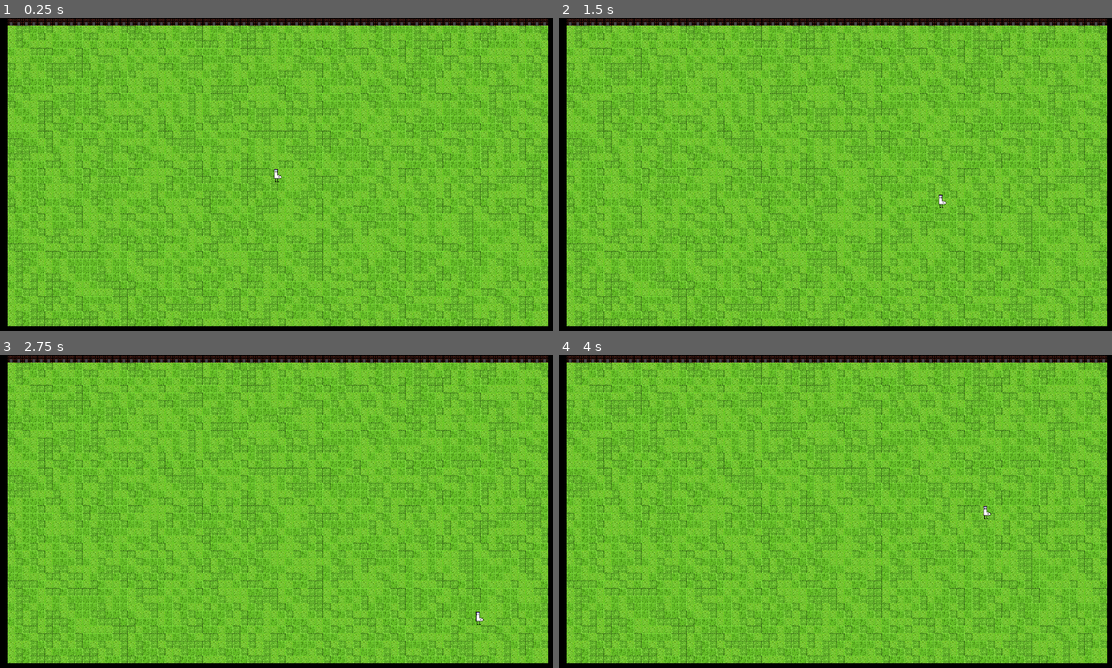
Above: before the commit, frames 1-4 (two rows, left to right).
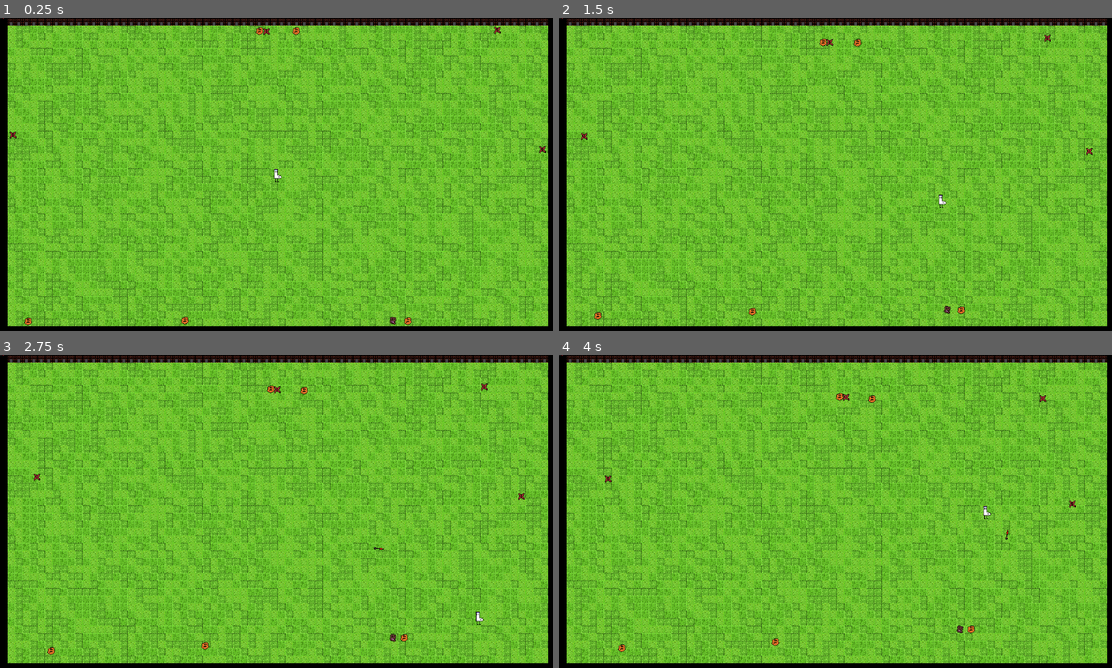
Above: after the commit, the same moments.

Repository: merlinseela/draw-a-path
Game: Godot game, scene res://main.tscn
Two runs of this game, one before a commit and one after it. Both use one fixed random seed, a clock stepped at 60 frames per second and the inputs below.
Inputs (mouse positions are in pixels of both pictures, inside the frame that each line leads up to):
- Up to frame 1 (0.25 s): no input
- Up to frame 2 (1.5 s): move the mouse to (957, 158) at 0.52 s; hold D (move_right) 0.53-1.28 s; right-click (957, 158) at 0.6 s; move the mouse to (724, 190) at 1.27 s; hold S (move_down) from 1.28 s (still down); click (724, 190) at 1.35 s
- Up to frame 3 (2.75 s): right-click (165, 527) at 1.55 s; move the mouse to (331, 442) at 2.02 s; release S (move_down) at 2.03 s; hold D (move_right) from 2.03 s (still down); right-click (331, 442) at 2.1 s
- Up to frame 4 (4 s): move the mouse to (807, 574) at 2.77 s; release D (move_right) at 2.78 s; hold W (move_up) 2.78-3.53 s; right-click (807, 574) at 2.85 s; move the mouse to (1001, 558) at 3.52 s; hold A (move_left) from 3.53 s (still down); click (1001, 558) at 3.6 s; right-click (1001, 558) at 3.8 s

The runs differ from the first frame. In frame 1, 0.2% of the frame differs, in the area x 0-99%, y 0-99%; in frame 2, 0.2%; in frame 3, 0.3%, in the area x 0-95%, y 0-96%; in frame 4, 0.3%.

Commit message:
wip commit by Darma_Fox

Diff:
--- a/main.gd
+++ b/main.gd
@@ -10,7 +10,7 @@
 
 func _ready():
 	# current enemy numbers
-	enemy_count_max = 0
+	enemy_count_max = 10
 
 	# calculate possible spawn locations
 	var size_x: int = $Tilemap/TileMap.size_x_tilemap
--- a/scenes/player/Arrow.gd
+++ b/scenes/player/Arrow.gd
@@ -1,7 +1,6 @@
 extends CharacterBody2D
 
 func _ready():
-	#global_position = get_parent().get_parent().get_parent().get_node("Player").position
 	pass
 
 func _physics_process(_delta):
--- a/scenes/player/Path2D.gd
+++ b/scenes/player/Path2D.gd
@@ -38,9 +38,9 @@
 	match tracker_state:
 		states.IDLE:
 		# Arrow orbiting
-			tracker_orbit_degrees += 2
-			var calculated_rot_arrow = player_node.position + Vector2(idle_orbit_distance, 0).rotated(deg_to_rad(tracker_orbit_degrees))
-			arrow_node.position += calculated_rot_arrow
+			#tracker_orbit_degrees += 2
+			#var calculated_rot_arrow = player_node.position + Vector2(idle_orbit_distance, 0).rotated(deg_to_rad(tracker_orbit_degrees))
+			#arrow_node.position += calculated_rot_arrow
 
 		# Arrow Pathing control
 			if arrow_path_points[0] != player_node.position:
@@ -50,7 +50,7 @@
 				_add_point_path(get_viewport().get_mouse_position())
 
 			if Input.is_action_just_pressed("mouse_click_right"):
-				arrow_node.position -= calculated_rot_arrow
+				#arrow_node.position -= calculated_rot_arrow
 				var tracker_path_add_loop: int = 0
 				while tracker_path_add_loop < arrow_path_points.size():
 					curve.add_point(arrow_path_points[tracker_path_add_loop])
--- a/scenes/player/player.tscn
+++ b/scenes/player/player.tscn
@@ -13,10 +13,10 @@
 radius = 6.0
 height = 26.0
 
-[sub_resource type="Curve2D" id="Curve2D_phc5v"]
-
 [sub_resource type="RectangleShape2D" id="RectangleShape2D_odkt0"]
 size = Vector2(22, 4)
+
+[sub_resource type="Curve2D" id="Curve2D_phc5v"]
 
 [node name="Node2D" type="Node2D"]
 
@@ -46,6 +46,22 @@
 [node name="CollisionPolygon2D" type="CollisionPolygon2D" parent="Player/CrustyEnemyArea"]
 polygon = PackedVector2Array(-7, -10, -7, 12, 6, 12, 6, 3, -1, 3, -1, -10)
 
+[node name="Arrow" type="CharacterBody2D" parent="."]
+collision_layer = 0
+collision_mask = 0
+script = ExtResource("4_dm4yq")
+
+[node name="Sprite2D" type="Sprite2D" parent="Arrow"]
+rotation = 0.785398
+texture = ExtResource("3_wcaq5")
+
+[node name="Hitbox" type="Area2D" parent="Arrow"]
+collision_layer = 16
+collision_mask = 36
+
+[node name="CollisionShape2D" type="CollisionShape2D" parent="Arrow/Hitbox"]
+shape = SubResource("RectangleShape2D_odkt0")
+
 [node name="Path2D" type="Path2D" parent="."]
 curve = SubResource("Curve2D_phc5v")
 script = ExtResource("3_rw428")
@@ -55,7 +71,6 @@
 [node name="Arrow" type="CharacterBody2D" parent="Path2D/PathFollow2D"]
 collision_layer = 0
 collision_mask = 0
-script = ExtResource("4_dm4yq")
 
 [node name="Sprite2D" type="Sprite2D" parent="Path2D/PathFollow2D/Arrow"]
 rotation = 0.785398
@@ -69,4 +84,5 @@
 shape = SubResource("RectangleShape2D_odkt0")
 
 [connection signal="area_entered" from="Player/CrustyEnemyArea" to="Player" method="_on_crusty_enemy_area_area_entered"]
+[connection signal="area_entered" from="Arrow/Hitbox" to="Path2D" method="_on_hitbox_area_entered"]
 [connection signal="area_entered" from="Path2D/PathFollow2D/Arrow/Hitbox" to="Path2D" method="_on_hitbox_area_entered"]
